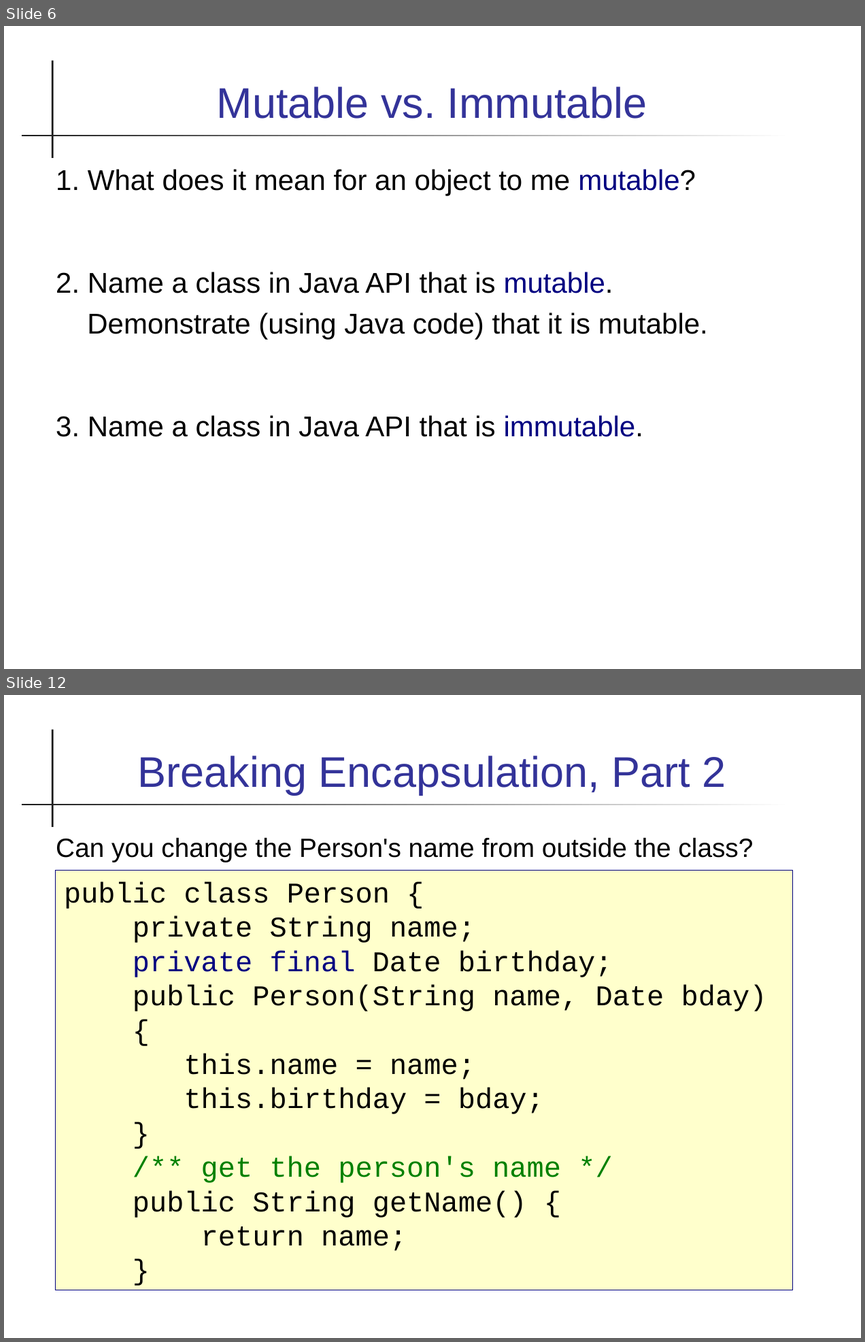
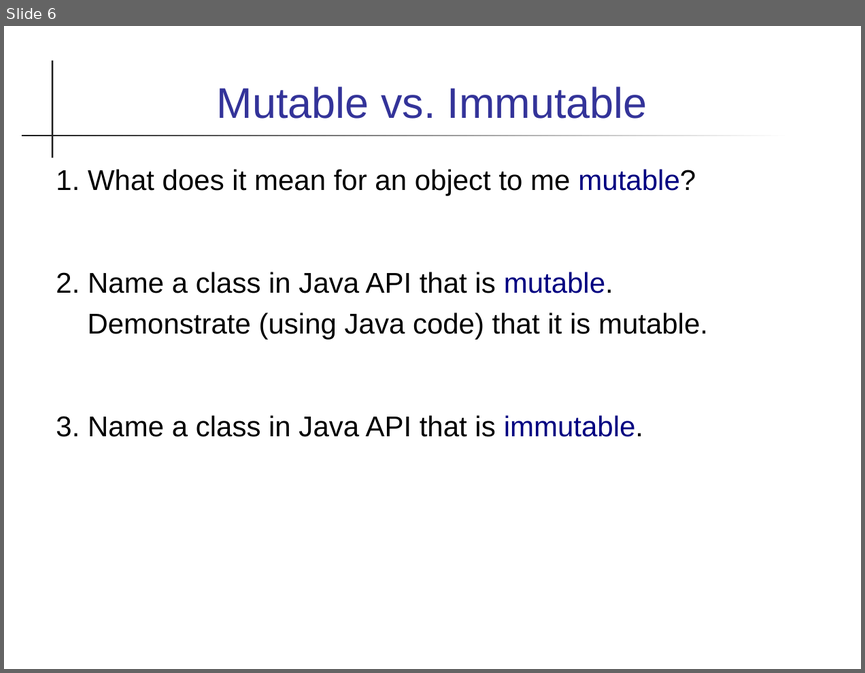
Before and after one commit to skeoop/skeoop.github.io, a slide deck: review/Week7-Review.ppt. Shown one above the other, each under a label of ours: slides 6 and 12 before the commit, slide 6 after it; the slides between them are not shown. The pictures are 865x1342 and 865x673 pixels, drawn with LibreOffice and Linux fonts; fonts in the diff are those of the drawing. Boxes give left, top, right and bottom in pixels: in the first picture for what was removed or moved away, otherwise in the second. Text is boxed around its words. In the diff, an @@ line names an element or a change of style, - is before the commit and + after.

```diff
--- a/review/Week7-Review.ppt
+++ b/review/Week7-Review.ppt
@@ slide 12 removed at [4, 695, 861, 1338], background #FFFFFF; not listed: 2 template elements that a slide beside it also shows @@
@@ title removed at [138, 756, 725, 794] @@
-Breaking Encapsulation, Part 2
@@ text removed at [56, 838, 753, 862] @@
-Can you change the Person's name from outside the class?
@@ rectangle removed at [56, 870, 792, 1289] @@
-public class Person {
-private String name;
-private final Date birthday;
-public Person(String name, Date bday)
-{
-this.name = name;
-this.birthday = bday;
-}
-/** get the person's name */
-public String getName() {
-return name;
-}
```
Also in this commit, not shown: 1 slide changed, 3 slides added, 5 other slides removed, 7 other files.
